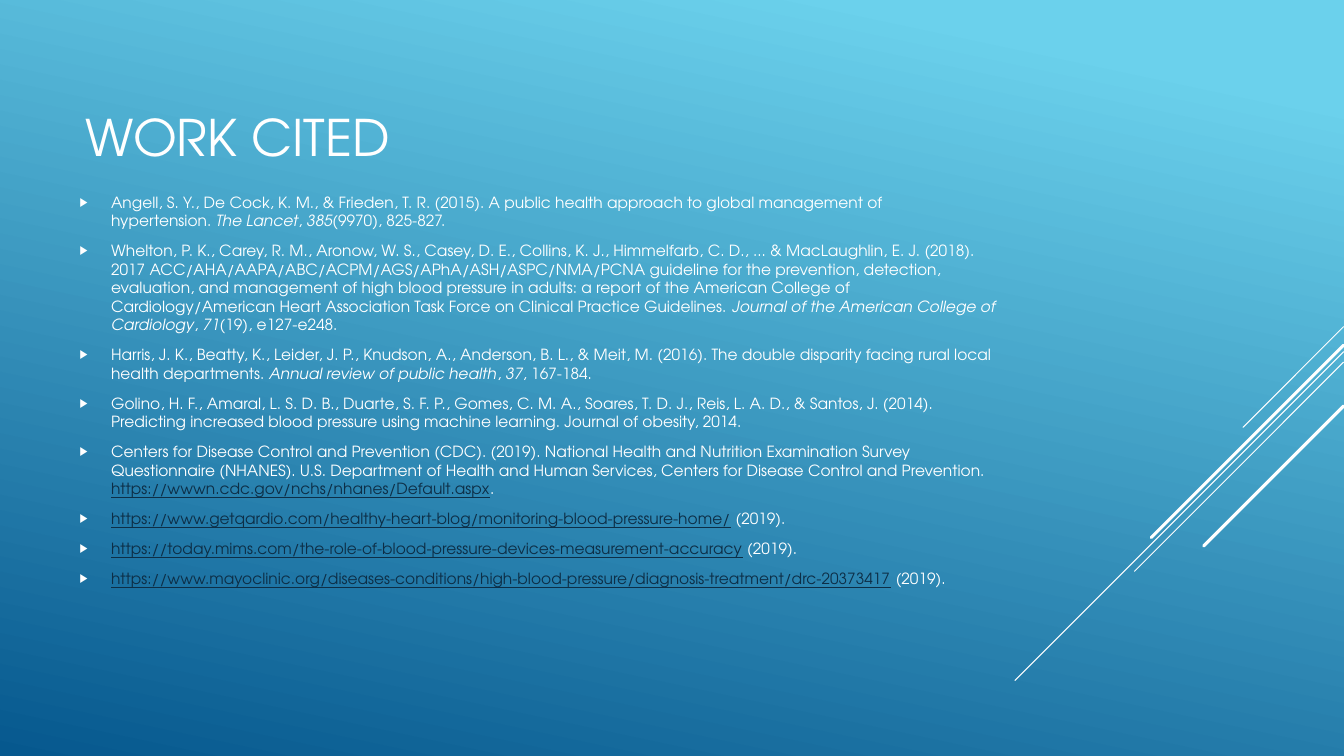
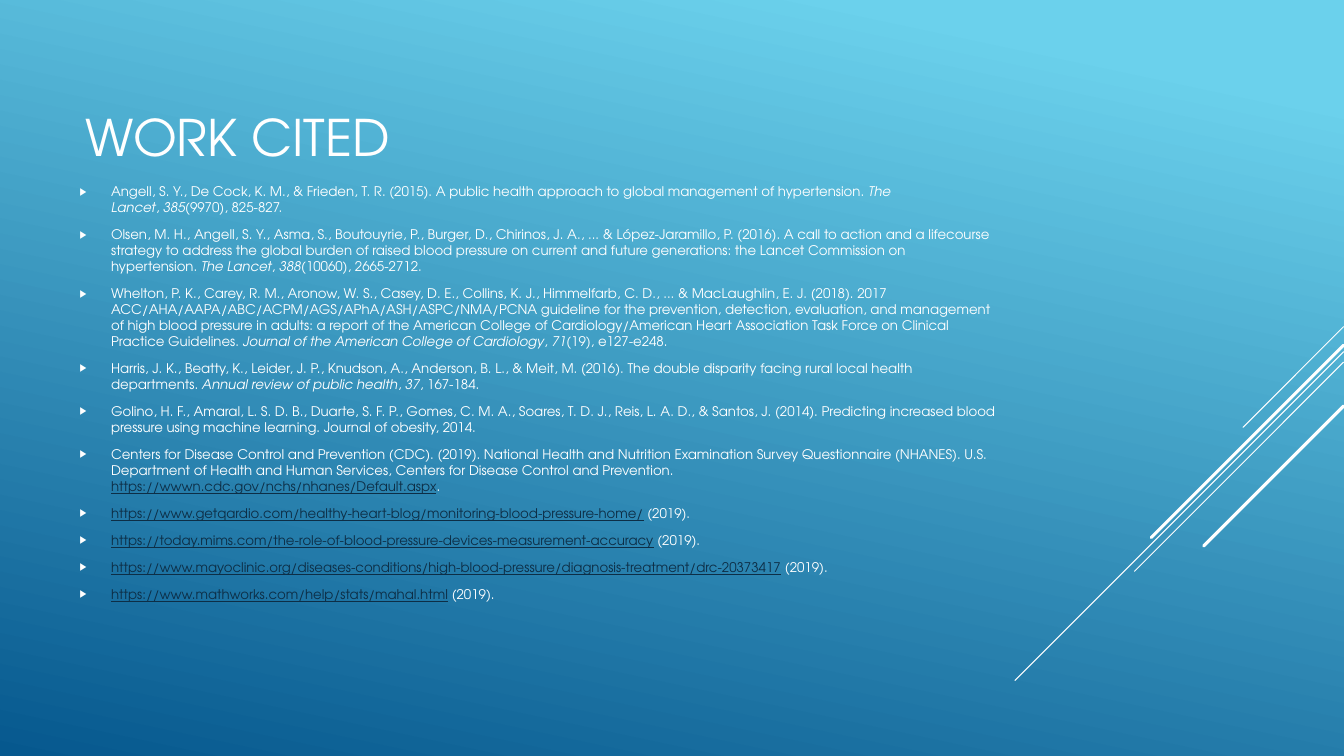
Before and after one commit to buehlere/senior-research, a slide deck: slide 18 of Presentation.pptx (slide 8 before the commit). Drawn at 1344x756 pixels with LibreOffice and Linux fonts; fonts in the diff are those of the drawing. Boxes give left, top, right and bottom in pixels: in the first picture for what was removed or moved away, otherwise in the second. Text is boxed around its words. In the diff, an @@ line names an element or a change of style, - is before the commit and + after.

```diff
--- a/Presentation.pptx
+++ b/Presentation.pptx
@@ text at <box>111,186,995,575</box>: size 11 to 9.5 pt in "Angell, S. Y., De Cock, K. M., ...", "Whelton, P. K., Carey, R. M., Aronow, ...", "Harris, J. K., Beatty, K., Leider, J. ...", "Golino, H. F., Amaral, L. S. D. ..." and 4 more places @@
@@ text at <box>111,229,989,274</box>: paragraph added @@
+▶ Olsen, M. H., Angell, S. Y., Asma, S., Boutouyrie, P., Burger, D., Chirinos, J. A., ... & López-Jaramillo, P. (2016). A call to action and a lifecourse strategy to address the global burden of raised blood pressure on current and future generations: the Lancet Commission on hypertension. The Lancet, 388(10060), 2665-2712.
@@ text at <box>111,589,495,602</box>: paragraph added @@
+▶ https://www.mathworks.com/help/stats/mahal.html (2019).
```
Also in this commit, not shown: 6 other slides changed, 11 slides added, 1 slide removed, 10 other files.
